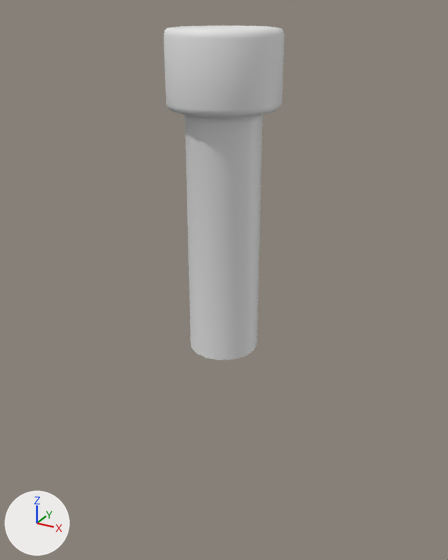
An edit to the FBX model Assets/mesh/circle_pipe.fbx, drawn before and after from the same camera.
Before and after are seen from a 50 mm camera at (80.0, -145.1, 4.4) aimed at (-1.6, 3.2, -69.8). The axes (+X, +Y, +Z) are drawn at lower left. The lights are the same throughout.

Names of what the first picture shows: 'circle_pipe'.
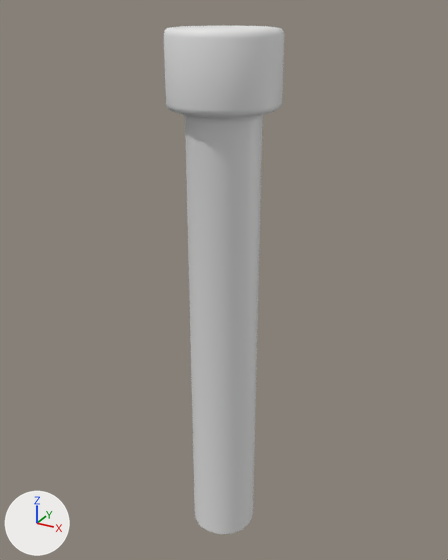
Changed parts and their boxes (x1, y1, x2, y2) in the pictures (448 x 560 px; the box of a moved part takes in the faces that stretch with it):
'circle_pipe', reshaped (52% taller)
    before: (164, 26, 284, 360)
    after: (164, 26, 284, 534)
part 1 of me_cylinder_001, moved or reshaped
    before: (191, 345, 257, 360)
    after: (191, 345, 257, 534)

The change, as a list of edits to the scene's bpy script:
```text
Change me_cylinder_001:
    where me_cylinder_001.from_pydata(...)  # 272 vertices, 258 faces; spans x -15.1..15.1, y -15.1..15.1, z -89.1..0.0
    used by ob_circle_pipe; location = (0.0, 0.0, 0.0)
    me_cylinder_001 part 1: all 16 vertices in x -10.2..10.2, y -10.2..10.2, z -89.1 are moved by (0.0, 0.0, -67.0)
```
